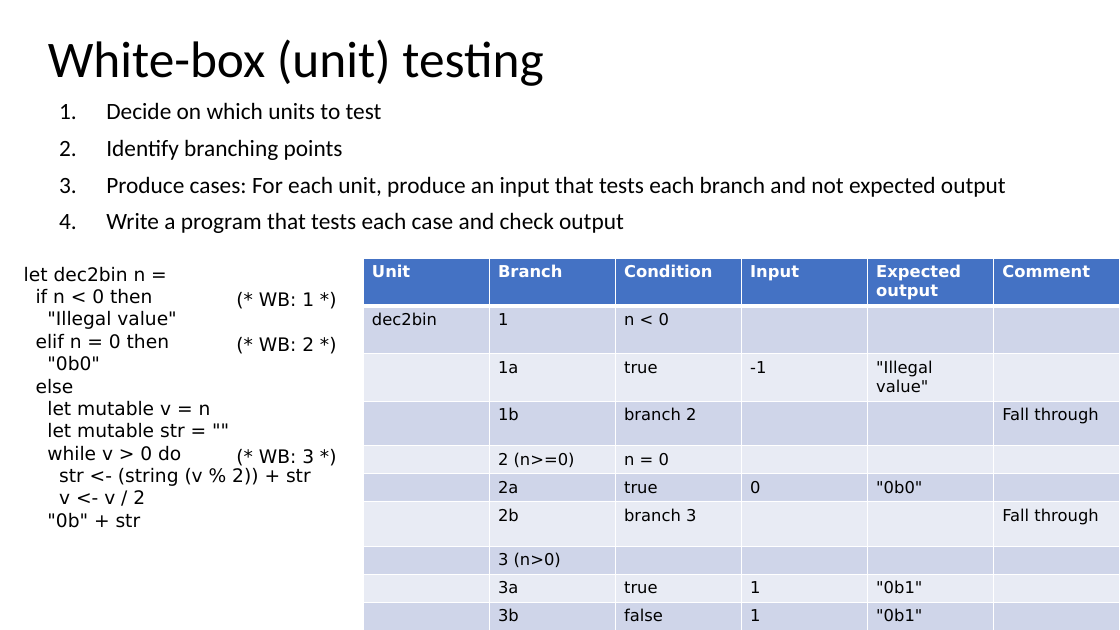
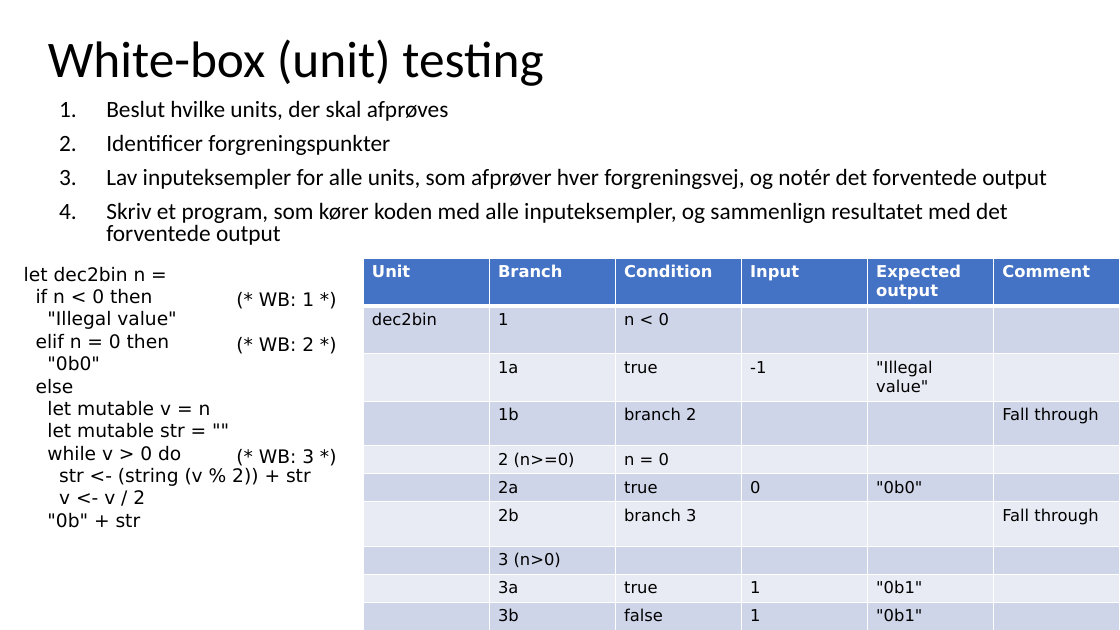
Before and after one commit to fisterloegsovs/pop22, a slide deck: slide 8 of lectures/4.2ModulesNTests/lecture.pptx (slide 6 before the commit). Drawn at 1120x630 pixels with LibreOffice and Linux fonts; fonts in the diff are those of the drawing. Boxes give left, top, right and bottom in pixels: in the first picture for what was removed or moved away, otherwise in the second. Text is boxed around its words. In the diff, an @@ line names an element or a change of style, - is before the commit and + after.

Commit message:
lecture 4.2 ready

```diff
--- a/lectures/4.2ModulesNTests/lecture.pptx
+++ b/lectures/4.2ModulesNTests/lecture.pptx
@@ text at <box>106,100,1047,245</box>: text changed @@
-1. Decide on which units to test
-2. Identify branching points
-3. Produce cases: For each unit, produce an input that tests each branch and not expected output
-4. Write a program that tests each case and check output
+1. Beslut hvilke units, der skal afprøves
+2. Identificer forgreningspunkter
+3. Lav inputeksempler for alle units, som afprøver hver forgreningsvej, og notér det forventede output
+4. Skriv et program, som kører koden med alle inputeksempler, og sammenlign resultatet med det forventede output
```
Also in this commit, not shown: 1 other slide changed, 1 other file.
